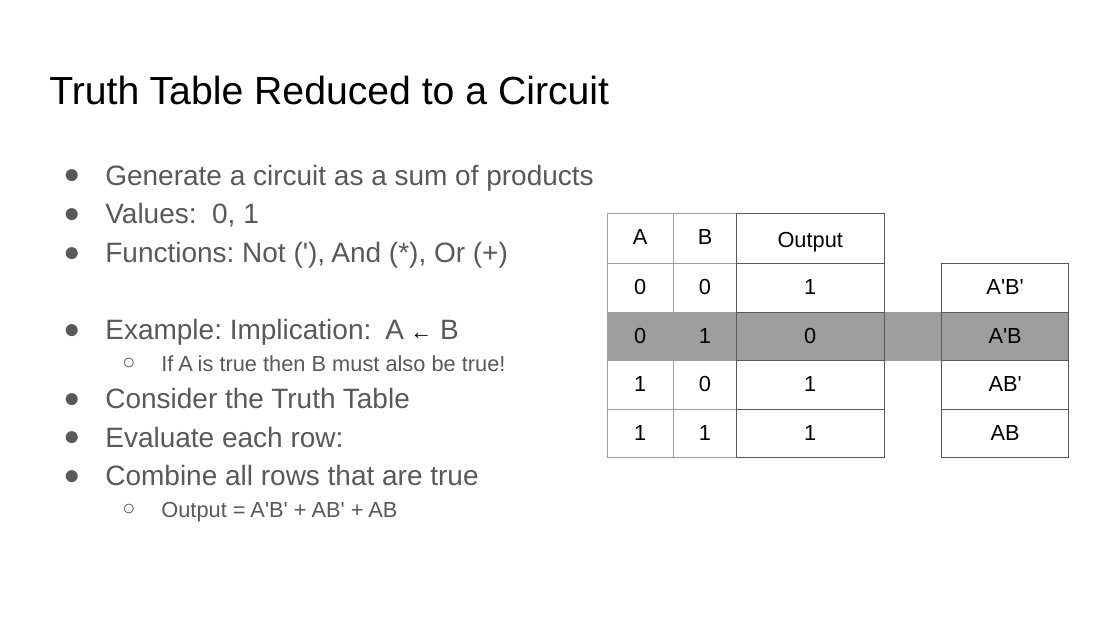
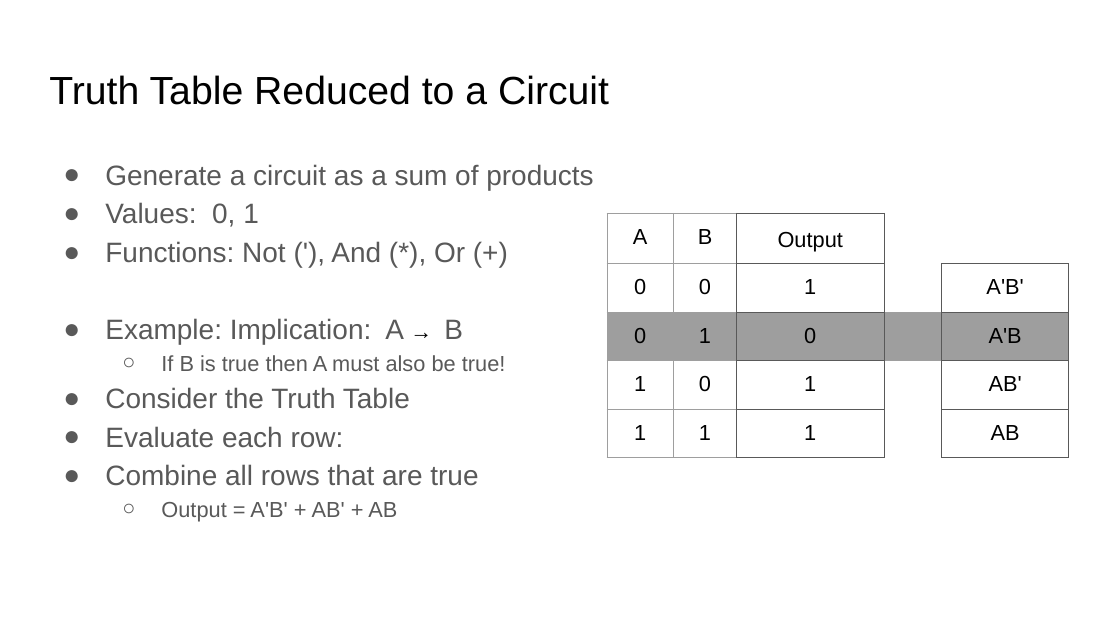
Before and after one commit to sgarcia0206/comp122-f23, a slide deck: slide 7 of digital-logic/slide_presentations/.hidden/Introduction_to_Digitial.pptx. Drawn at 1120x630 pixels with LibreOffice and Linux fonts; fonts in the diff are those of the drawing. Boxes give left, top, right and bottom in pixels: in the first picture for what was removed or moved away, otherwise in the second. Text is boxed around its words. In the diff, an @@ line names an element or a change of style, - is before the commit and + after.

```diff
--- a/digital-logic/slide_presentations/.hidden/Introduction_to_Digitial.pptx
+++ b/digital-logic/slide_presentations/.hidden/Introduction_to_Digitial.pptx
@@ text at bbox=[105, 318, 506, 371]: text changed @@
-● Example: Implication: A ← B
-  ○ If A is true then B must also be true!
+● Example: Implication: A → B
+  ○ If B is true then A must also be true!
```
Also in this commit, not shown: 4 other slides changed, 2 other files.
